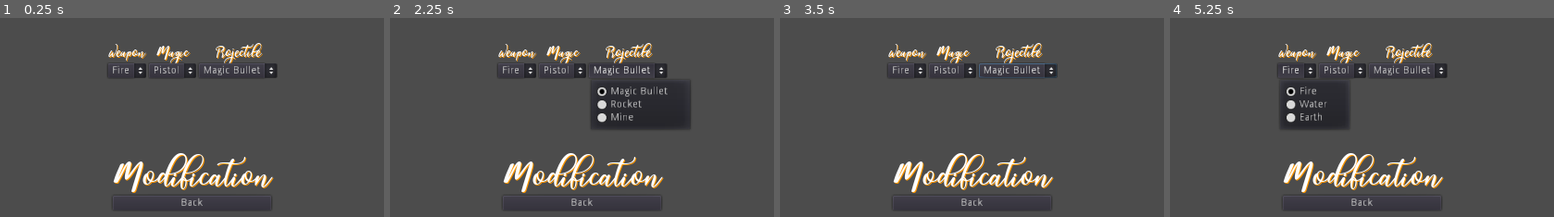
Above: before the commit, frames 1-4 (left to right).
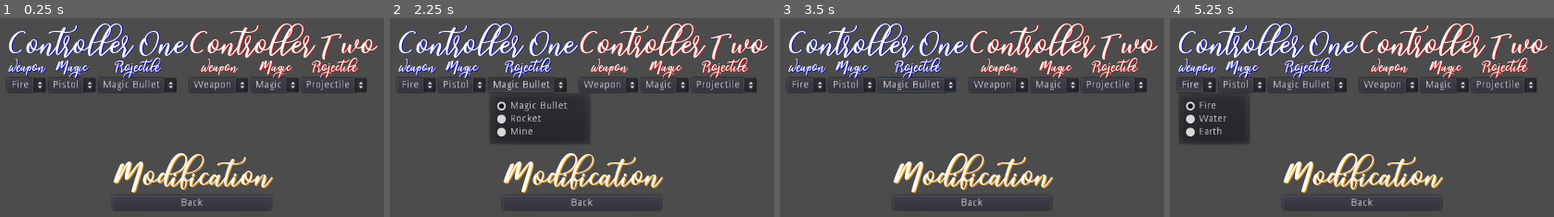
Above: after the commit, the same moments.

Repository: lithubclone/cloudcarnage
Game: Godot game, scene res://Scenes/Game/Options.tscn
Same seed, same stepped clock (60 frames per second), same inputs: the game is played once before the commit and once after it. This scene is started directly instead of the project's main scene. The engine's default icon, where the game draws it, is replaced by a stand-in: a white triangle on a blue panel in a dark square. Sound files missing from this copy of the repository are replaced by a short silence.
Inputs:
- Up to frame 1 (0.25 s): no input
- Up to frame 2 (2.25 s): click "Fire" at 0.5 s; click "Pistol" at 1.25 s; click "Magic Bullet" at 2 s
- Up to frame 3 (3.5 s): click "Fire" (after the commit: "Weapon") at 2.75 s
- Up to frame 4 (5.25 s): click "Pistol" (after the commit: "Magic") at 3.5 s; click "Magic Bullet" (after the commit: "Projectile") at 4.25 s; click "Fire" at 5 s

The runs differ from the first frame. In frame 1, 11% of the frame differs, in the area x 2-99%, y 2-38%; in frame 2, 22%, in the area x 2-99%, y 2-64%; in frame 3, 12%; in frame 4, 19%.

Commit message:
working on global var for modificated weapons

Diff:
--- a/Scenes/Game/Options.tscn
+++ b/Scenes/Game/Options.tscn
@@ -1,7 +1,8 @@
-[gd_scene load_steps=3 format=2]
+[gd_scene load_steps=4 format=2]
 
 [ext_resource path="res://Scenes/Game/NewGame.tscn" type="PackedScene" id=1]
-[ext_resource path="res://Scenes/Title/Buttons/magic_16.tres" type="DynamicFont" id=2]
+[ext_resource path="res://Scenes/Title/Buttons/magic_36.tres" type="DynamicFont" id=2]
+[ext_resource path="res://Scenes/Title/Buttons/magic_16.tres" type="DynamicFont" id=3]
 
 [node name="Options" index="0" instance=ExtResource( 1 )]
 
@@ -32,65 +33,169 @@
 size_flags_vertical = 3
 
 [node name="HBoxContainer" type="HBoxContainer" parent="TopContainer" index="0"]
-margin_left = 371.0
-margin_top = 95.0
-margin_right = 652.0
-margin_bottom = 135.0
+margin_left = 225.0
+margin_top = 75.0
+margin_right = 799.0
+margin_bottom = 155.0
+alignment = 1
+
+[node name="VBoxContainer" type="VBoxContainer" parent="TopContainer/HBoxContainer" index="0"]
+margin_right = 285.0
+margin_bottom = 80.0
+
+[node name="Label" type="Label" parent="TopContainer/HBoxContainer/VBoxContainer" index="0"]
+margin_right = 285.0
+margin_bottom = 36.0
+custom_fonts/font = ExtResource( 2 )
+custom_colors/font_color_shadow = Color( 0, 0, 1, 1 )
+text = "Controller One"
+align = 1
+
+[node name="HBoxContainer" type="HBoxContainer" parent="TopContainer/HBoxContainer/VBoxContainer" index="1"]
+margin_top = 40.0
+margin_right = 285.0
+margin_bottom = 80.0
 size_flags_horizontal = 3
 size_flags_vertical = 3
 
-[node name="VBoxContainer1" type="VBoxContainer" parent="TopContainer/HBoxContainer" index="0"]
-margin_right = 93.0
-margin_bottom = 40.0
-
-[node name="Label" type="Label" parent="TopContainer/HBoxContainer/VBoxContainer1" index="0"]
-margin_right = 93.0
-margin_bottom = 16.0
-custom_fonts/font = ExtResource( 2 )
-custom_colors/font_color_shadow = Color( 1, 0.592157, 0, 1 )
-text = "Weapon"
-align = 1
-
-[node name="OptionButton1" type="OptionButton" parent="TopContainer/HBoxContainer/VBoxContainer1" index="1"]
-margin_top = 20.0
-margin_right = 93.0
-margin_bottom = 40.0
-text = "Weapon"
-
-[node name="VBoxContainer2" type="VBoxContainer" parent="TopContainer/HBoxContainer" index="1"]
+[node name="VBoxContainer1" type="VBoxContainer" parent="TopContainer/HBoxContainer/VBoxContainer/HBoxContainer" index="0"]
+margin_right = 93.0
+margin_bottom = 40.0
+
+[node name="Label" type="Label" parent="TopContainer/HBoxContainer/VBoxContainer/HBoxContainer/VBoxContainer1" index="0"]
+margin_right = 93.0
+margin_bottom = 16.0
+custom_fonts/font = ExtResource( 3 )
+custom_colors/font_color_shadow = Color( 0, 0, 1, 1 )
+text = "Weapon"
+align = 1
+
+[node name="OptionButton1" type="OptionButton" parent="TopContainer/HBoxContainer/VBoxContainer/HBoxContainer/VBoxContainer1" index="1"]
+margin_top = 20.0
+margin_right = 93.0
+margin_bottom = 40.0
+text = "Weapon"
+
+[node name="VBoxContainer2" type="VBoxContainer" parent="TopContainer/HBoxContainer/VBoxContainer/HBoxContainer" index="1"]
 margin_left = 97.0
 margin_right = 175.0
 margin_bottom = 40.0
 
-[node name="Label2" type="Label" parent="TopContainer/HBoxContainer/VBoxContainer2" index="0"]
-margin_right = 78.0
-margin_bottom = 16.0
-custom_fonts/font = ExtResource( 2 )
-custom_colors/font_color_shadow = Color( 1, 0.592157, 0, 1 )
-text = "Magic"
-align = 1
-
-[node name="OptionButton2" type="OptionButton" parent="TopContainer/HBoxContainer/VBoxContainer2" index="1"]
-margin_top = 20.0
-margin_right = 78.0
-margin_bottom = 40.0
-text = "Magic"
-
-[node name="VBoxContainer3" type="VBoxContainer" parent="TopContainer/HBoxContainer" index="2"]
+[node name="Label2" type="Label" parent="TopContainer/HBoxContainer/VBoxContainer/HBoxContainer/VBoxContainer2" index="0"]
+margin_right = 78.0
+margin_bottom = 16.0
+custom_fonts/font = ExtResource( 3 )
+custom_colors/font_color_shadow = Color( 0, 0, 1, 1 )
+text = "Magic"
+align = 1
+
+[node name="OptionButton2" type="OptionButton" parent="TopContainer/HBoxContainer/VBoxContainer/HBoxContainer/VBoxContainer2" index="1"]
+margin_top = 20.0
+margin_right = 78.0
+margin_bottom = 40.0
+text = "Magic"
+
+[node name="VBoxContainer3" type="VBoxContainer" parent="TopContainer/HBoxContainer/VBoxContainer/HBoxContainer" index="2"]
 margin_left = 179.0
 margin_right = 281.0
 margin_bottom = 40.0
 
-[node name="Label3" type="Label" parent="TopContainer/HBoxContainer/VBoxContainer3" index="0"]
-margin_right = 102.0
-margin_bottom = 16.0
+[node name="Label3" type="Label" parent="TopContainer/HBoxContainer/VBoxContainer/HBoxContainer/VBoxContainer3" index="0"]
+margin_right = 102.0
+margin_bottom = 16.0
+custom_fonts/font = ExtResource( 3 )
+custom_colors/font_color_shadow = Color( 0, 0, 1, 1 )
+text = "Projectile"
+align = 1
+
+[node name="OptionButton3" type="OptionButton" parent="TopContainer/HBoxContainer/VBoxContainer/HBoxContainer/VBoxContainer3" index="1"]
+margin_top = 20.0
+margin_right = 102.0
+margin_bottom = 40.0
+text = "Projectile"
+
+[node name="VBoxContainer" type="VBoxContainer" parent="TopContainer/HBoxContainer/VBoxContainer/HBoxContainer" index="3"]
+margin_left = 285.0
+margin_right = 285.0
+margin_bottom = 40.0
+
+[node name="VBoxContainer2" type="VBoxContainer" parent="TopContainer/HBoxContainer" index="1"]
+margin_left = 289.0
+margin_right = 574.0
+margin_bottom = 80.0
+
+[node name="Label" type="Label" parent="TopContainer/HBoxContainer/VBoxContainer2" index="0"]
+margin_right = 285.0
+margin_bottom = 36.0
 custom_fonts/font = ExtResource( 2 )
-custom_colors/font_color_shadow = Color( 1, 0.592157, 0, 1 )
-text = "Projectile"
-align = 1
-
-[node name="OptionButton3" type="OptionButton" parent="TopContainer/HBoxContainer/VBoxContainer3" index="1"]
-margin_top = 20.0
-margin_right = 102.0
-margin_bottom = 40.0
-text = "Projectile"
+custom_colors/font_color_shadow = Color( 1, 0, 0, 1 )
+text = "Controller Two"
+align = 1
+
+[node name="HBoxContainer" type="HBoxContainer" parent="TopContainer/HBoxContainer/VBoxContainer2" index="1"]
+margin_top = 40.0
+margin_right = 285.0
+margin_bottom = 80.0
+size_flags_horizontal = 3
+size_flags_vertical = 3
+
+[node name="VBoxContainer1" type="VBoxContainer" parent="TopContainer/HBoxContainer/VBoxContainer2/HBoxContainer" index="0"]
+margin_right = 93.0
+margin_bottom = 40.0
+
+[node name="Label" type="Label" parent="TopContainer/HBoxContainer/VBoxContainer2/HBoxContainer/VBoxContainer1" index="0"]
+margin_right = 93.0
+margin_bottom = 16.0
+custom_fonts/font = ExtResource( 3 )
+custom_colors/font_color_shadow = Color( 1, 0, 0, 1 )
+text = "Weapon"
+align = 1
+
+[node name="OptionButton1" type="OptionButton" parent="TopContainer/HBoxContainer/VBoxContainer2/HBoxContainer/VBoxContainer1" index="1"]
+margin_top = 20.0
+margin_right = 93.0
+margin_bottom = 40.0
+text = "Weapon"
+
+[node name="VBoxContainer2" type="VBoxContainer" parent="TopContainer/HBoxContainer/VBoxContainer2/HBoxContainer" index="1"]
+margin_left = 97.0
+margin_right = 175.0
+margin_bottom = 40.0
+
+[node name="Label2" type="Label" parent="TopContainer/HBoxContainer/VBoxContainer2/HBoxContainer/VBoxContainer2" index="0"]
+margin_right = 78.0
+margin_bottom = 16.0
+custom_fonts/font = ExtResource( 3 )
+custom_colors/font_color_shadow = Color( 1, 0, 0, 1 )
+text = "Magic"
+align = 1
+
+[node name="OptionButton2" type="OptionButton" parent="TopContainer/HBoxContainer/VBoxContainer2/HBoxContainer/VBoxContainer2" index="1"]
+margin_top = 20.0
+margin_right = 78.0
+margin_bottom = 40.0
+text = "Magic"
+
+[node name="VBoxContainer3" type="VBoxContainer" parent="TopContainer/HBoxContainer/VBoxContainer2/HBoxContainer" index="2"]
+margin_left = 179.0
+margin_right = 281.0
+margin_bottom = 40.0
+
+[node name="Label3" type="Label" parent="TopContainer/HBoxContainer/VBoxContainer2/HBoxContainer/VBoxContainer3" index="0"]
+margin_right = 102.0
+margin_bottom = 16.0
+custom_fonts/font = ExtResource( 3 )
+custom_colors/font_color_shadow = Color( 1, 0, 0, 1 )
+text = "Projectile"
+align = 1
+
+[node name="OptionButton3" type="OptionButton" parent="TopContainer/HBoxContainer/VBoxContainer2/HBoxContainer/VBoxContainer3" index="1"]
+margin_top = 20.0
+margin_right = 102.0
+margin_bottom = 40.0
+text = "Projectile"
+
+[node name="VBoxContainer" type="VBoxContainer" parent="TopContainer/HBoxContainer/VBoxContainer2/HBoxContainer" index="3"]
+margin_left = 285.0
+margin_right = 285.0
+margin_bottom = 40.0
--- a/Scenes/Game/returnToTitle.gd
+++ b/Scenes/Game/returnToTitle.gd
@@ -3,22 +3,30 @@
 onready var soundNo = $AudioNo
 onready var soundYes = $AudioYes
 var scene
-onready var option1 = $TopContainer/HBoxContainer/VBoxContainer1/OptionButton1
-onready var option2 = $TopContainer/HBoxContainer/VBoxContainer2/OptionButton2
-onready var option3 = $TopContainer/HBoxContainer/VBoxContainer3/OptionButton3
+
+#Player1
+onready var option11 = $TopContainer/HBoxContainer/VBoxContainer/HBoxContainer/VBoxContainer1/OptionButton1
+onready var option12 = $TopContainer/HBoxContainer/VBoxContainer/HBoxContainer/VBoxContainer2/OptionButton2
+onready var option13 = $TopContainer/HBoxContainer/VBoxContainer/HBoxContainer/VBoxContainer3/OptionButton3
+#Player2
+onready var option21 = $TopContainer/HBoxContainer/VBoxContainer2/HBoxContainer/VBoxContainer1/OptionButton1
+onready var option22 = $TopContainer/HBoxContainer/VBoxContainer2/HBoxContainer/VBoxContainer2/OptionButton2
+onready var option23 = $TopContainer/HBoxContainer/VBoxContainer2/HBoxContainer/VBoxContainer3/OptionButton3
+#Items
+
 
 func _ready():
-	option1.add_item("Fire", 1)
-	option1.add_item("Water", 2)
-	option1.add_item("Earth", 3)
+	option11.add_item("Fire", 1)
+	option11.add_item("Water", 2)
+	option11.add_item("Earth", 3)
 
-	option2.add_item("Pistol", 1)
-	option2.add_item("Colt", 2)
-	option2.add_item("Airsoft", 3)
+	option12.add_item("Pistol", 1)
+	option12.add_item("Colt", 2)
+	option12.add_item("Airsoft", 3)
 
-	option3.add_item("Magic Bullet", 1)
-	option3.add_item("Rocket", 2)
-	option3.add_item("Mine", 3)
+	option13.add_item("Magic Bullet", 1)
+	option13.add_item("Rocket", 2)
+	option13.add_item("Mine", 3)
 
 func _on_Back_pressed():
 	soundNo.play()
